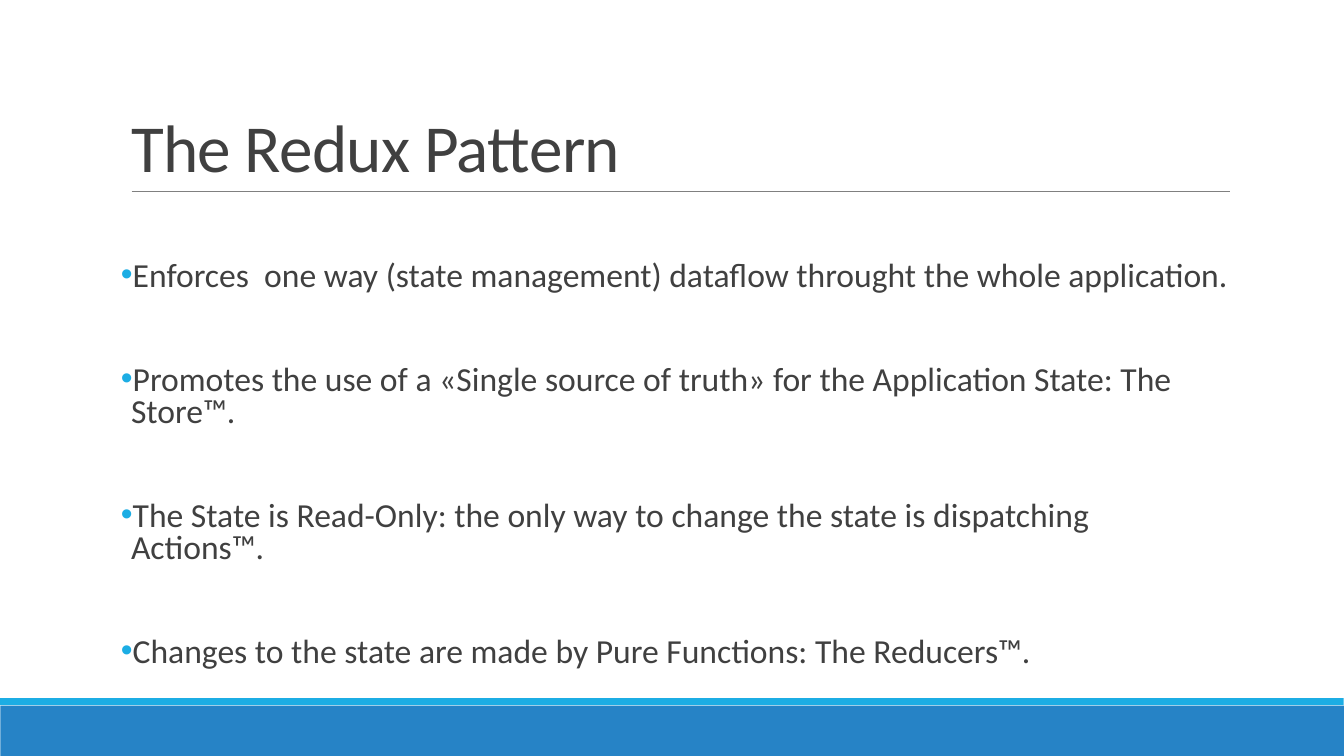
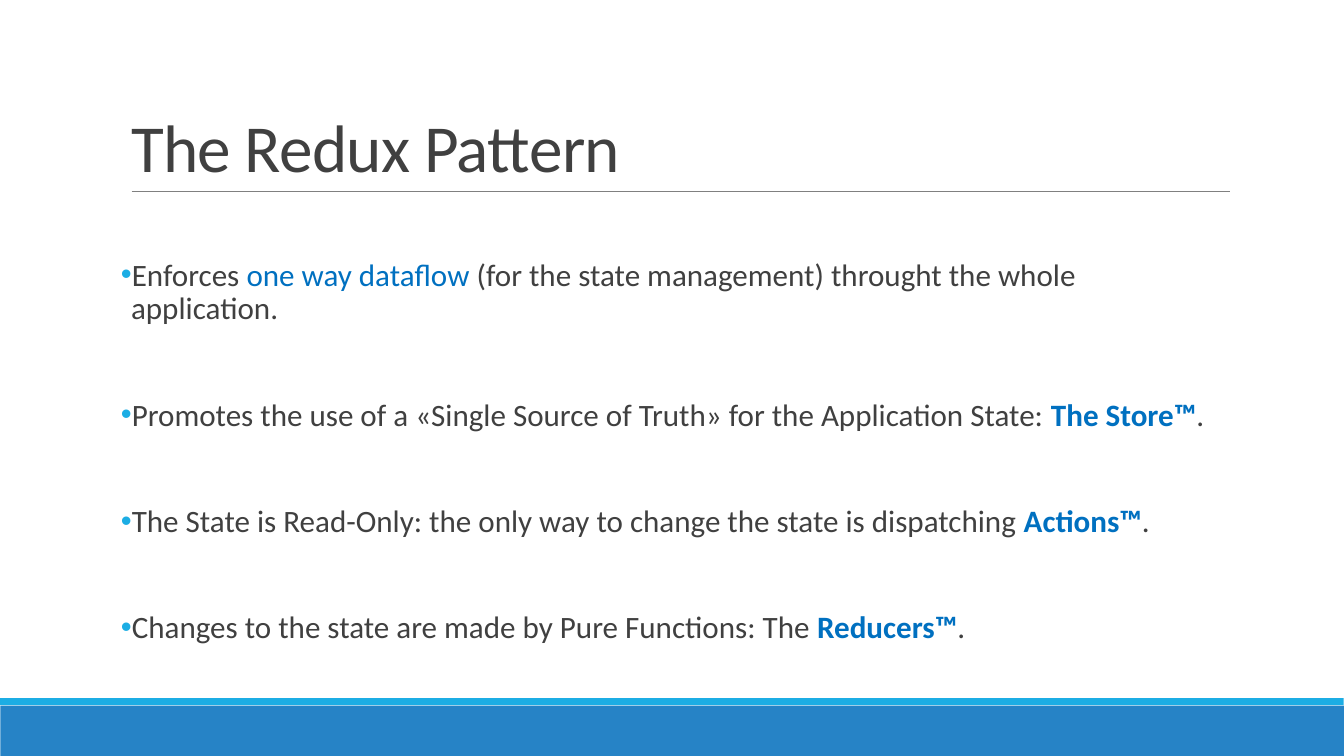
Before and after one commit to AGiorgetti/ngrx101, a slide deck: slide 3 of ReactiveProgramming_ngrx.pptx. Drawn at 1344x756 pixels with LibreOffice and Linux fonts; fonts in the diff are those of the drawing. Boxes give left, top, right and bottom in pixels: in the first picture for what was removed or moved away, otherwise in the second. Text is boxed around its words. In the diff, an @@ line names an element or a change of style, - is before the commit and + after.

```diff
--- a/ReactiveProgramming_ngrx.pptx
+++ b/ReactiveProgramming_ngrx.pptx
@@ text at box(131, 263, 1204, 432): text changed; size 24 to 22.2 pt @@
-• Enforces one way (state management) dataflow throught the whole application.
-• Promotes the use of a «Single source of truth» for the Application State: The Store™.
+• Enforces one way dataflow (for the state management) throught the whole application.
+• Promotes the use of a «Single Source of Truth» for the Application State: The Store™.
@@ text at box(132, 510, 1150, 644): size 24 to 22.2 pt in "The State is Read-Only: the only way ...", "Changes to the state are made by ..."; text colour #404040 to #0070C0, bold on in "Actions™.", "Reducers™."; line spacing 0.8 to 0.9 @@
```
Also in this commit, not shown: 13 other slides changed, 8 other files.
